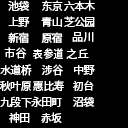
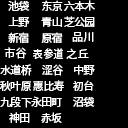
Before/after of a 128 x 128 layered artwork. What changed in the layer stack:
renamed "水道桥 涉谷 中野 秋叶原 惠比寿 初台 九段下永田町 沼袋 神田" to "水道桥 涩谷 中野 秋叶原 惠比寿 初台 九段下永田町 沼袋 神田", painted on it over [41, 65, 53, 75]
